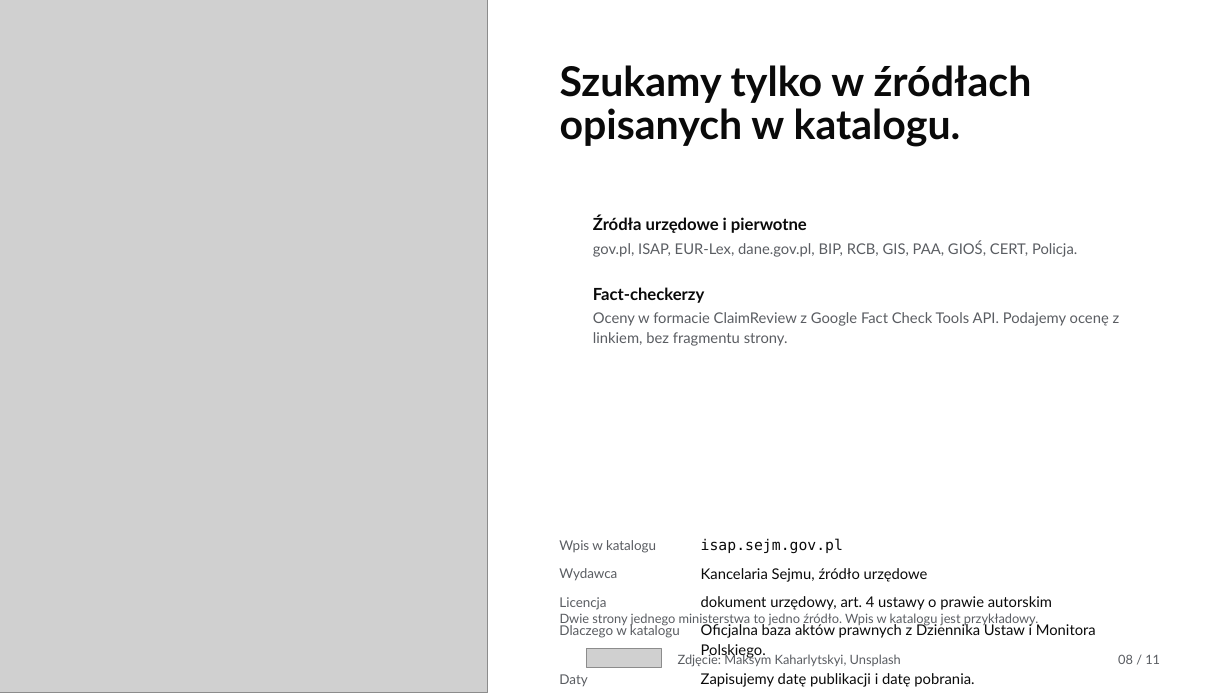
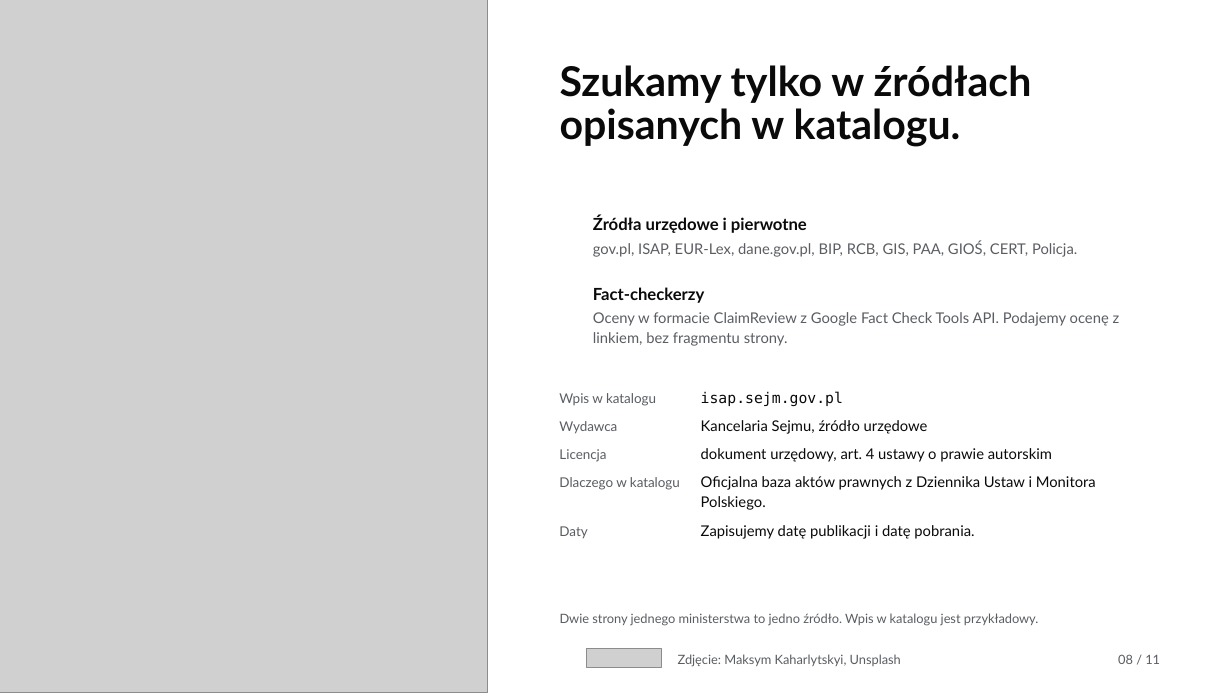
Before and after one commit to Meritum-HackNation2026/meritum-marketing, a slide deck: slide 8 of deck/meritum-deck.pptx. Drawn at 1232x693 pixels with LibreOffice and Linux fonts; fonts in the diff are those of the drawing; grey boxes stand for pictures; background and template pictures are left out. Boxes give left, top, right and bottom in pixels: in the first picture for what was removed or moved away, otherwise in the second. Text is boxed around its words. In the diff, an @@ line names an element or a change of style, - is before the commit and + after.

Commit message:
fix(deck): wpis z katalogu na slajdzie 8 nie nachodzi na stopkę, PDF dla jury (#14)
Tabela wpisu zaczynała się od pozycji z poprzedniego slajdu, więc w PowerPoincie
wchodziła na dopisek i stopkę. Teraz zaczyna się pod listą źródeł.

Dochodzi deck/meritum-deck.pdf, eksport z PowerPointa z zainstalowanymi krojami
Schibsted Grotesk i Azeret Mono.

```diff
--- a/deck/meritum-deck.pptx
+++ b/deck/meritum-deck.pptx
@@ 3 texts: place and size @@
-3 texts at <box>559,568,1096,659</box>
+3 texts at <box>559,420,1096,510</box>
@@ 7 texts: place and size @@
-7 texts at <box>559,538,1052,687</box>
+7 texts at <box>559,391,1052,539</box>
```
Also in this commit, not shown: 3 other files.
